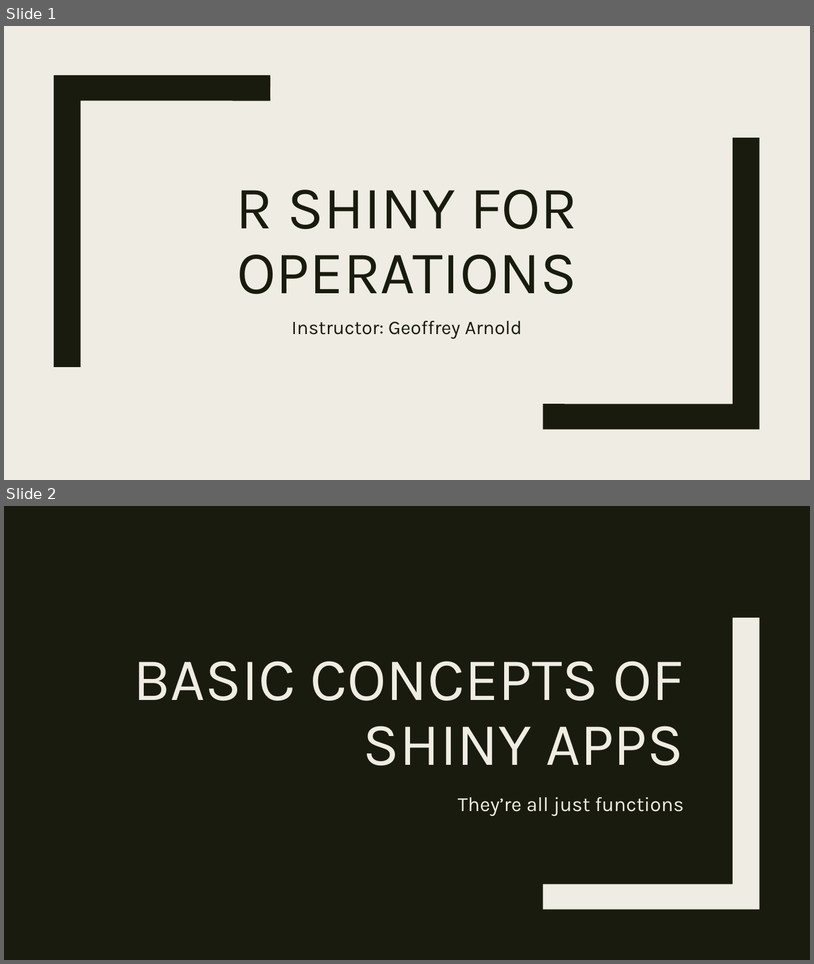
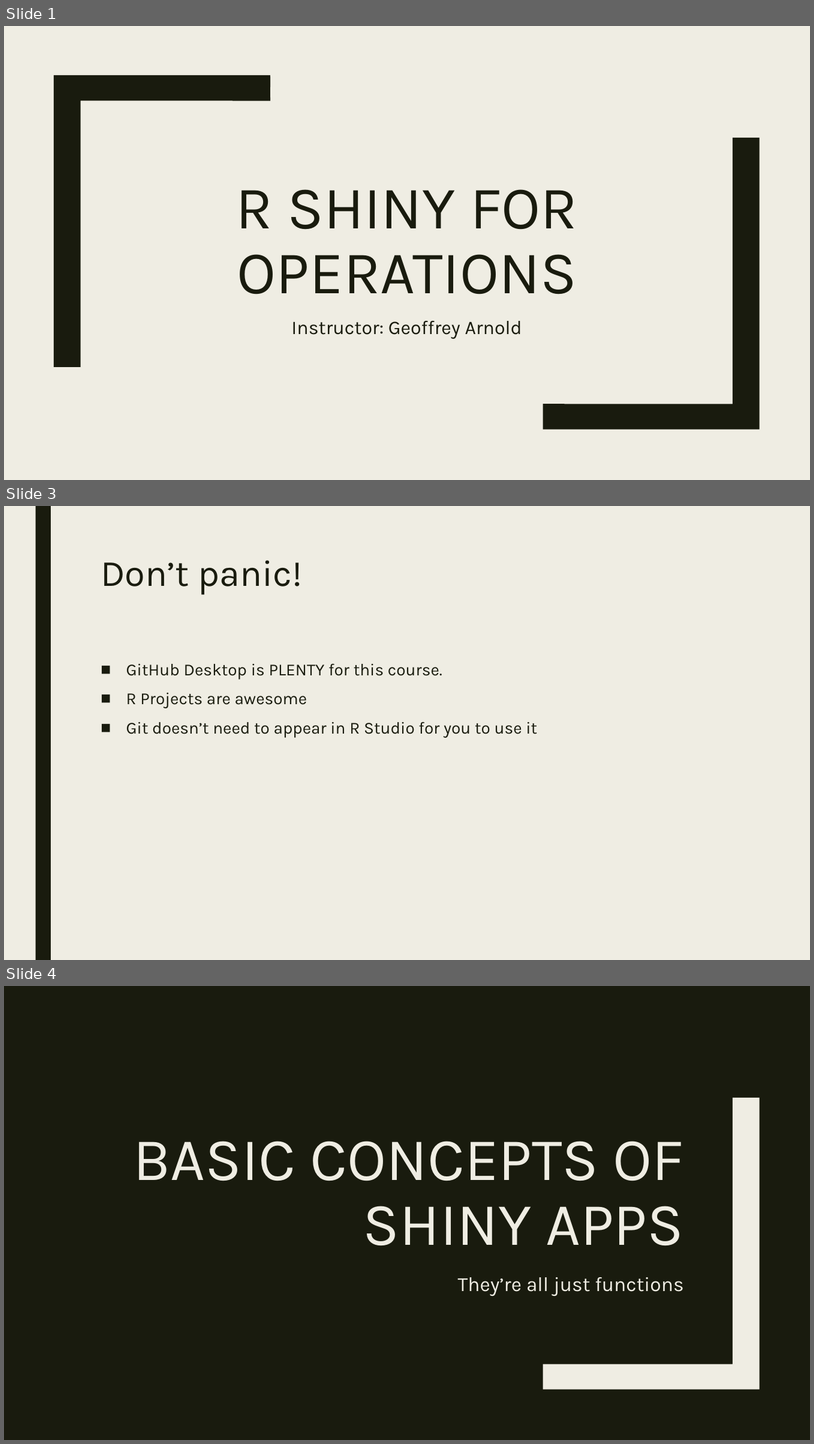
Before and after one commit to RforOperations2018/Class_1, a slide deck: Class 2.pptx. Shown one above the other, each under a label of ours: slides 1 and 2 before the commit, slides 1, 3 and 4 after it; the slides between them are not shown. The pictures are 814x964 and 814x1444 pixels, drawn with LibreOffice and Linux fonts; fonts in the diff are those of the drawing. Boxes give left, top, right and bottom in pixels: in the first picture for what was removed or moved away, otherwise in the second. Text is boxed around its words. In the diff, an @@ line names an element or a change of style, - is before the commit and + after.

```diff
--- a/Class 2.pptx
+++ b/Class 2.pptx
@@ slide 3 added at (x1=4, y1=506, x2=810, y2=960), background #EFEDE3 @@
@@ rectangle added at (x1=35, y1=506, x2=51, y2=960), fill #191B0E @@
@@ title added at (x1=101, y1=560, x2=303, y2=595), 44 pt, text #191B0E @@
+Don’t panic!
@@ text added at (x1=126, y1=663, x2=537, y2=738), 20 pt, text #191B0E @@
+■ GitHub Desktop is PLENTY for this course.
+■ R Projects are awesome
+■ Git doesn’t need to appear in R Studio for you to use it
@@ what was slide 2 is now slide 4 @@
```
Also in this commit, not shown: 2 slides changed, 1 other slide added, 10 other files.
